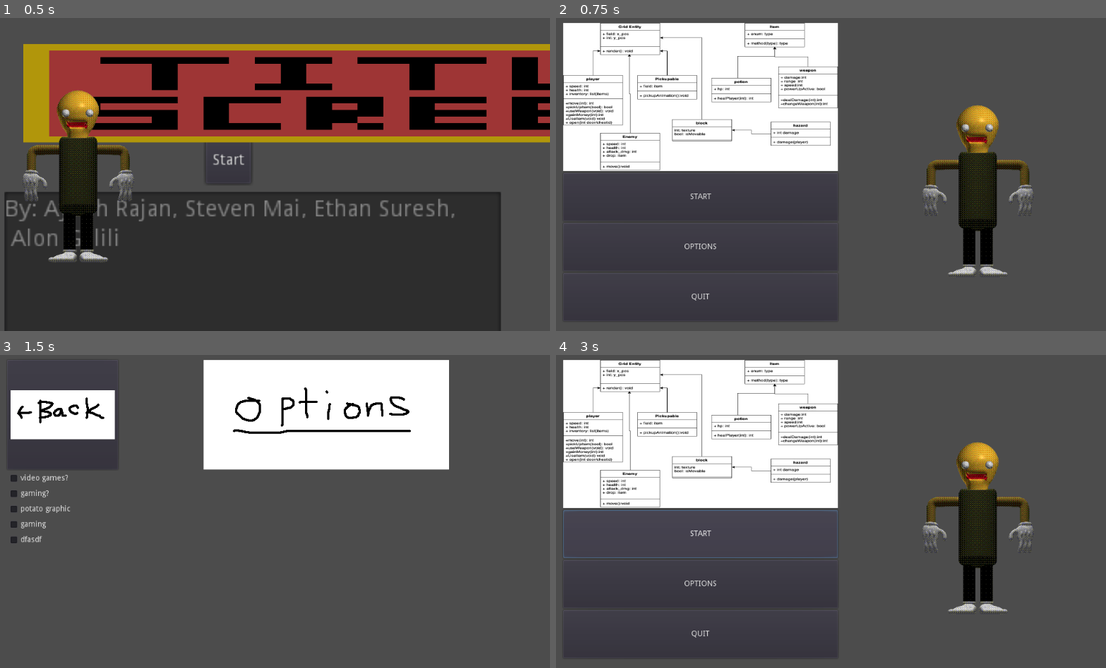
Above: before the commit, frames 1-4 (two rows, left to right).
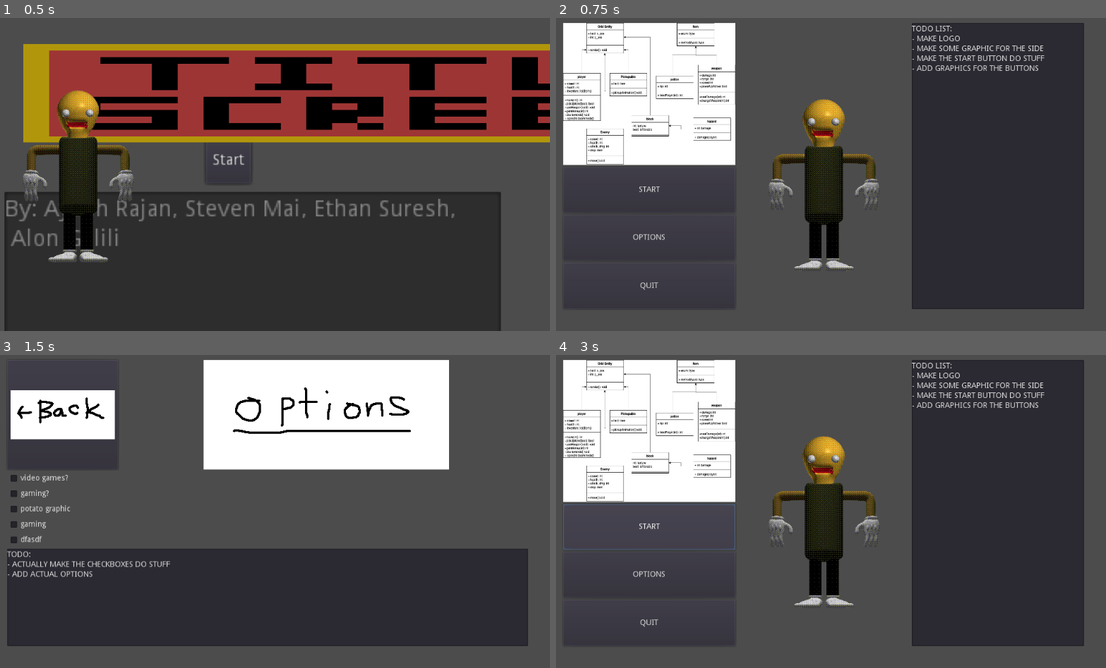
Above: after the commit, the same moments.

Repository: asuradev99/CP2-Group-project
Game: Godot game, scene res://Node2D.tscn
The game is run twice, just before and just after one commit, with the same random seed, the same clock (stepped at 60 frames per second) and the same inputs.
Inputs (mouse positions are in pixels of both pictures, inside the frame that each line leads up to):
- Up to frame 1 (0.5 s): no input
- Up to frame 2 (0.75 s): click "Start" at 0.5 s
- Up to frame 3 (1.5 s): click "OPTIONS" at 1.25 s
- Up to frame 4 (3 s): click (616, 414) at 2 s; click "START" at 2.75 s

Frame 1 is identical in both runs. In frame 2, 43% of the frame differs, in the area x 1-97%, y 1-97%; in frame 3, 29%; in frame 4, 44%.

Commit message:
bruh

Diff:
--- a/main menu or something/gaming.tscn
+++ b/main menu or something/gaming.tscn
@@ -10,76 +10,88 @@
 anchor_bottom = 1.0
 margin_left = 40.0
 margin_top = 40.0
-margin_right = 17.0
-margin_bottom = -18.0
+margin_right = -40.0
+margin_bottom = -40.0
 
 [node name="HBoxContainer" type="HBoxContainer" parent="."]
-margin_right = 1001.0
-margin_bottom = 542.0
+margin_right = 944.0
+margin_bottom = 520.0
 
 [node name="VBoxContainer" type="VBoxContainer" parent="HBoxContainer"]
-margin_right = 498.0
-margin_bottom = 542.0
+margin_right = 312.0
+margin_bottom = 520.0
 size_flags_horizontal = 3
 size_flags_vertical = 3
 
 [node name="TextureRect" type="TextureRect" parent="HBoxContainer/VBoxContainer"]
-margin_right = 498.0
-margin_bottom = 269.0
+margin_right = 312.0
+margin_bottom = 258.0
 size_flags_horizontal = 7
 size_flags_vertical = 7
 texture = ExtResource( 2 )
 expand = true
 
 [node name="MarginContainer" type="MarginContainer" parent="HBoxContainer/VBoxContainer"]
-margin_top = 273.0
-margin_right = 498.0
-margin_bottom = 542.0
+margin_top = 262.0
+margin_right = 312.0
+margin_bottom = 520.0
 size_flags_horizontal = 3
 size_flags_vertical = 3
 
 [node name="VBoxContainer" type="VBoxContainer" parent="HBoxContainer/VBoxContainer/MarginContainer"]
-margin_right = 498.0
-margin_bottom = 269.0
+margin_right = 312.0
+margin_bottom = 258.0
 
 [node name="Button" type="Button" parent="HBoxContainer/VBoxContainer/MarginContainer/VBoxContainer"]
-margin_right = 498.0
-margin_bottom = 87.0
+margin_right = 312.0
+margin_bottom = 83.0
 size_flags_vertical = 3
 text = "START"
 
 [node name="Button2" type="Button" parent="HBoxContainer/VBoxContainer/MarginContainer/VBoxContainer"]
-margin_top = 91.0
-margin_right = 498.0
-margin_bottom = 178.0
+margin_top = 87.0
+margin_right = 312.0
+margin_bottom = 170.0
 size_flags_vertical = 3
 text = "OPTIONS"
 script = ExtResource( 4 )
 
 [node name="Button3" type="Button" parent="HBoxContainer/VBoxContainer/MarginContainer/VBoxContainer"]
-margin_top = 182.0
-margin_right = 498.0
-margin_bottom = 269.0
+margin_top = 174.0
+margin_right = 312.0
+margin_bottom = 258.0
 size_flags_vertical = 3
 text = "QUIT"
 script = ExtResource( 3 )
 
 [node name="CenterContainer" type="CenterContainer" parent="HBoxContainer"]
-margin_left = 502.0
-margin_right = 1001.0
-margin_bottom = 542.0
+margin_left = 316.0
+margin_right = 628.0
+margin_bottom = 520.0
 size_flags_horizontal = 3
 size_flags_vertical = 3
 
 [node name="TextureRect" type="TextureRect" parent="HBoxContainer/CenterContainer"]
-margin_left = 121.0
-margin_top = 79.0
-margin_right = 377.0
-margin_bottom = 463.0
+margin_left = 28.0
+margin_top = 68.0
+margin_right = 284.0
+margin_bottom = 452.0
 size_flags_horizontal = 3
 size_flags_vertical = 3
 texture = ExtResource( 1 )
 stretch_mode = 2
 
+[node name="TextEdit" type="TextEdit" parent="HBoxContainer"]
+margin_left = 632.0
+margin_right = 944.0
+margin_bottom = 520.0
+size_flags_horizontal = 3
+size_flags_vertical = 3
+text = "TODO LIST:
+- MAKE LOGO
+- MAKE SOME GRAPHIC FOR THE SIDE
+- MAKE THE START BUTTON DO STUFF
+- ADD GRAPHICS FOR THE BUTTONS"
+
 [connection signal="pressed" from="HBoxContainer/VBoxContainer/MarginContainer/VBoxContainer/Button2" to="HBoxContainer/VBoxContainer/MarginContainer/VBoxContainer/Button2" method="_on_Button2_pressed"]
 [connection signal="pressed" from="HBoxContainer/VBoxContainer/MarginContainer/VBoxContainer/Button3" to="HBoxContainer/VBoxContainer/MarginContainer/VBoxContainer/Button3" method="_on_Button3_pressed"]
--- a/main menu or something/options menu.tscn
+++ b/main menu or something/options menu.tscn
@@ -75,4 +75,14 @@
 rect_pivot_offset = Vector2( -338, -19 )
 text = "dfasdf"
 
+[node name="TextEdit" type="TextEdit" parent="VBoxContainer"]
+margin_top = 343.0
+margin_right = 944.0
+margin_bottom = 520.0
+size_flags_horizontal = 3
+size_flags_vertical = 3
+text = "TODO:
+- ACTUALLY MAKE THE CHECKBOXES DO STUFF
+- ADD ACTUAL OPTIONS"
+
 [connection signal="pressed" from="VBoxContainer/HSplitContainer/Button" to="VBoxContainer/HSplitContainer/Button" method="_on_Button_pressed"]
